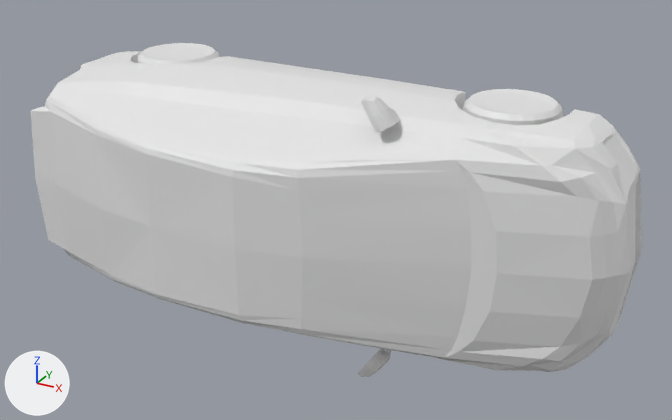
The COLLADA model ros/src/.config/model/prius.dae as it was, and as the next commit left it.
Before and after are seen from a 50 mm lens placed at (3.03, -5.8, 2.58), pointed at (0.19, -0.63, 0.0). Lighting does not change. The marker at lower left points along +X, +Y and +Z. Vertices at the same position are counted once.

In view in the first picture: 'node'.
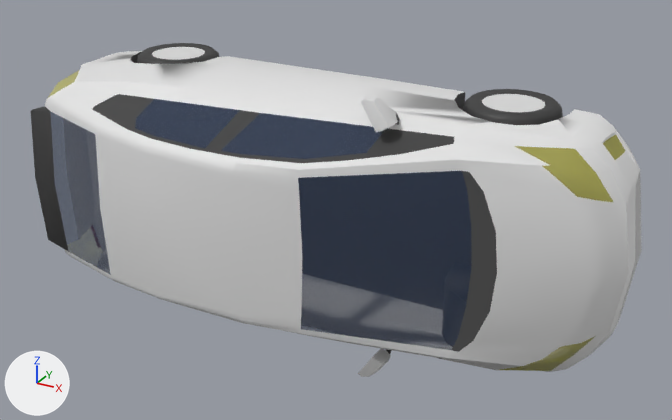
The newer file is also turned or shifted as a whole; pictures and numbers use the older file's frame.

Changed parts and their boxes (x1, y1, x2, y2) in the pictures (672 x 420 px):
part 1 of me_shape0, recoloured (white to grey)
    both: (45, 51, 642, 377)
part 2 of me_shape0, recoloured
    both: (152, 47, 205, 60)
part 3 of me_shape0, recoloured
    both: (482, 94, 545, 112)
part 4 of me_shape0, recoloured (grey to yellow)
    both: (501, 337, 594, 371)
part 5 of me_shape0, recoloured (white to yellow)
    both: (515, 135, 625, 202)
part 6 of me_shape0, recoloured
    both: (48, 70, 79, 98)
part 7 of me_shape0, recoloured (white to grey)
    both: (92, 89, 563, 163)
part 8 of me_shape0, recoloured (white to grey)
    both: (137, 43, 219, 64)
part 9 of me_shape0, recoloured (grey to black)
    both: (31, 106, 68, 251)
part 10 of me_shape0, recoloured (grey to black)
    both: (130, 52, 551, 352)
part 11 of me_shape0, recoloured (grey to blue)
    both: (135, 99, 471, 350)
part 12 of me_shape0, recoloured
    both: (51, 112, 111, 275)

The edits, one by one:
Material 'm0prius_body' (mat_m0prius_body) is new.
Its base color is (0.776, 0.776, 0.776) (light grey #e4e4e4).
Its roughness is 0.51.
Material 'm3prius_tail' (mat_m3prius_tail) is new.
Its base color is (0.238, 0.00368, 0.00212) (red #860c07).
Its roughness is 0.48.
Material 'm4prius_tiar' (mat_m4prius_tiar) is new.
Its base color is (0.0395, 0.0395, 0.0395) (black #383838).
Its roughness is 0.57.
Material 'm1prius_howeel' (mat_m1prius_howeel) is new.
Its base color is (0.738, 0.738, 0.738) (light grey #dfdfdf).
Its roughness is 0.48.
Material 'm6prius_window' (mat_m6prius_window) is new.
Its base color is (0.0497, 0.0802, 0.159) (dark blue #3f506f).
Its roughness is 0.42.
Its alpha is 0.5.
Material 'm2prius_light' (mat_m2prius_light) is new.
Its base color is (0.738, 0.708, 0.165) (yellow #dfdb71).
Its roughness is 0.48.
Its alpha is 0.51.
Material 'm5prius_under' (mat_m5prius_under) is new.
Its base color is (0.0782, 0.0782, 0.0782) (dark grey #4f4f4f).
Its roughness is 0.9.
me_shape0 has 1037 vertices, 1905 faces and spans x -2.18..2.17, y -1.47..0.0, z -0.98..0.98.
me_shape0 is used by ob_node; location (0.0, 0.0, 0.0).
me_shape0 part 1: 558 of the faces centred in x -2.16..2.16, y -1.47..-0.22, z -0.97..0.97 switch from no material to mat_m0prius_body (light grey #e4e4e4).
me_shape0 part 2: 22 of the faces centred in x -1.46..-1.2, y -0.51..-0.26, z 0.85 switch from no material to mat_m1prius_howeel (light grey #dfdfdf).
me_shape0 part 3: 22 of the faces centred in x 1.16..1.42, y -0.51..-0.26, z 0.85 switch from no material to mat_m1prius_howeel (light grey #dfdfdf).
me_shape0 part 4: 13 of the faces centred in x 1.66..1.97, y -0.84..-0.34, z -0.73..-0.51 switch from no material to mat_m2prius_light (yellow #dfdb71).
me_shape0 part 5: 13 of the faces centred in x 1.66..1.97, y -0.84..-0.34, z 0.51..0.73 switch from no material to mat_m2prius_light (yellow #dfdb71).
me_shape0 part 6: 9 of the faces centred in x -1.95..-1.84, y -1.09..-0.82, z 0.61..0.75 switch from no material to mat_m2prius_light (yellow #dfdb71).
me_shape0 part 7: 246 of the faces centred in x -1.35..1.6, y -1.38..-0.01, z 0.59..0.86 switch from no material to mat_m4prius_tiar (black #383838).
me_shape0 part 8: 214 of the faces centred in x -1.65..-1.02, y -0.63..-0.01, z 0.63..0.86 switch from no material to mat_m4prius_tiar (black #383838).
me_shape0 part 9: 16 of the faces centred in x -2.09..-1.92, y -1.18..-1.14, z -0.55..0.55 switch from no material to mat_m4prius_tiar (black #383838).
me_shape0 part 10: 217 of the faces centred in x -1.99..2.06, y -1.0..-0.18, z -0.72..0.72 switch from no material to mat_m5prius_under (dark grey #4f4f4f).
me_shape0 part 11: 50 of the faces centred in x -0.92..1.0, y -1.25..-0.95, z -0.92..0.92 switch from no material to mat_m6prius_window (dark blue #3f506f).
me_shape0 part 12: 8 of the faces centred in x -1.95..-1.45, y -1.31..-1.04, z -0.37..0.37 switch from no material to mat_m6prius_window (dark blue #3f506f).
me_shape0 now uses material mat_m3prius_tail (red #860c07).
